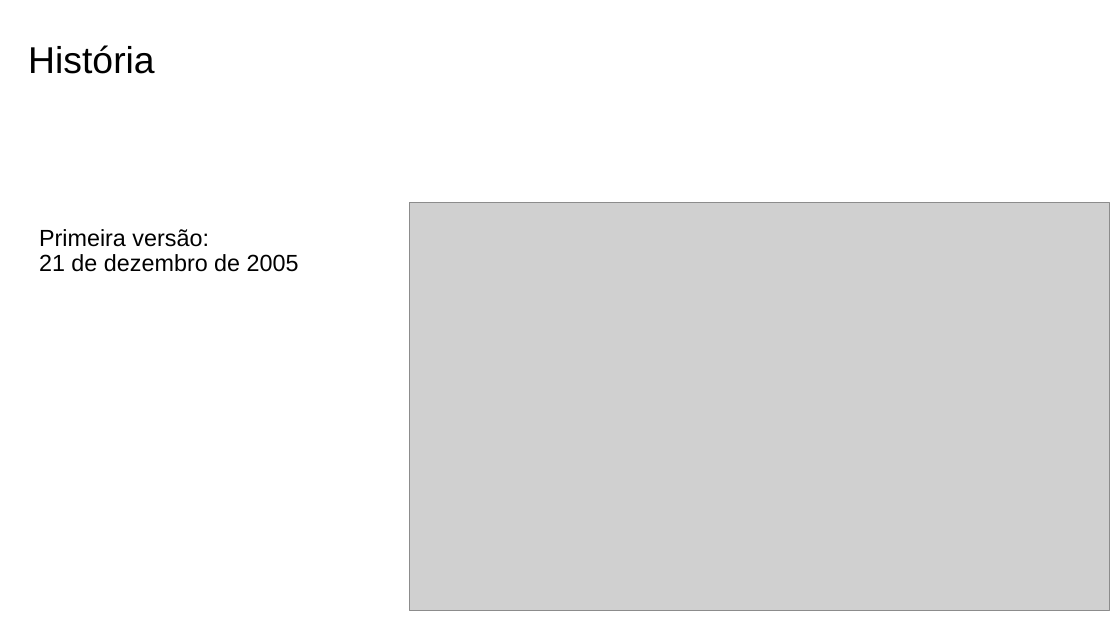
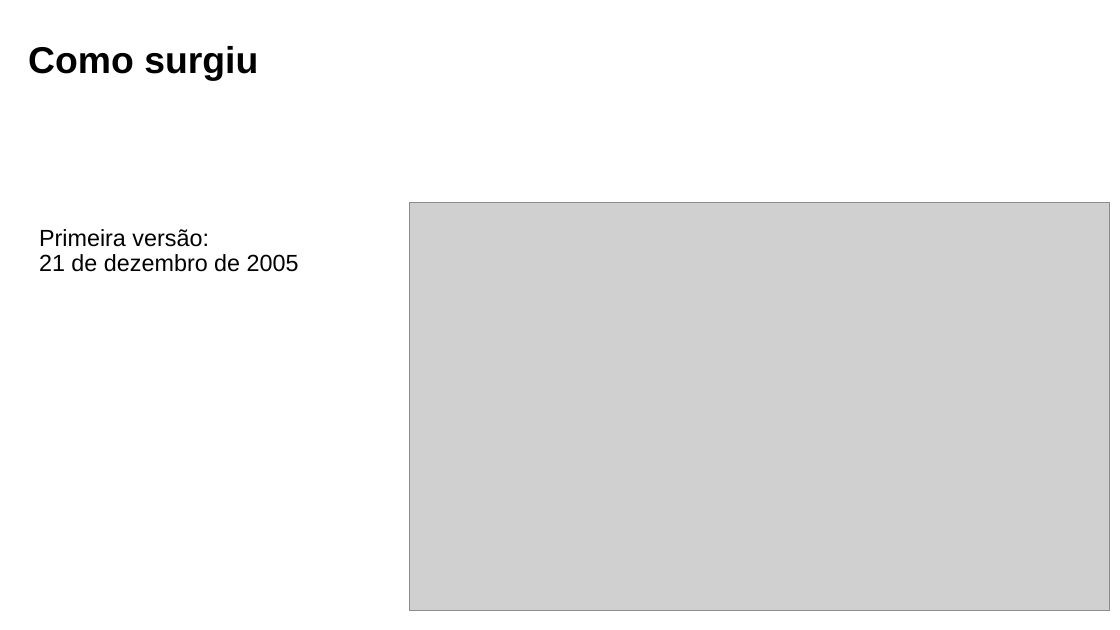
Before and after one commit to yunoguthi/testeCursoGit, a slide deck: slide 5 of git.pptx. Drawn at 1120x630 pixels with LibreOffice and Linux fonts; fonts in the diff are those of the drawing; grey boxes stand for pictures; background and template pictures are left out. Boxes give left, top, right and bottom in pixels: in the first picture for what was removed or moved away, otherwise in the second. Text is boxed around its words. In the diff, an @@ line names an element or a change of style, - is before the commit and + after.

```diff
--- a/git.pptx
+++ b/git.pptx
@@ text at [28,46,258,81]: text changed; bold on @@
-História
+Como surgiu
```
Also in this commit, not shown: 20 other slides changed, 15 slides added, 1 slide removed, 11 other files.
